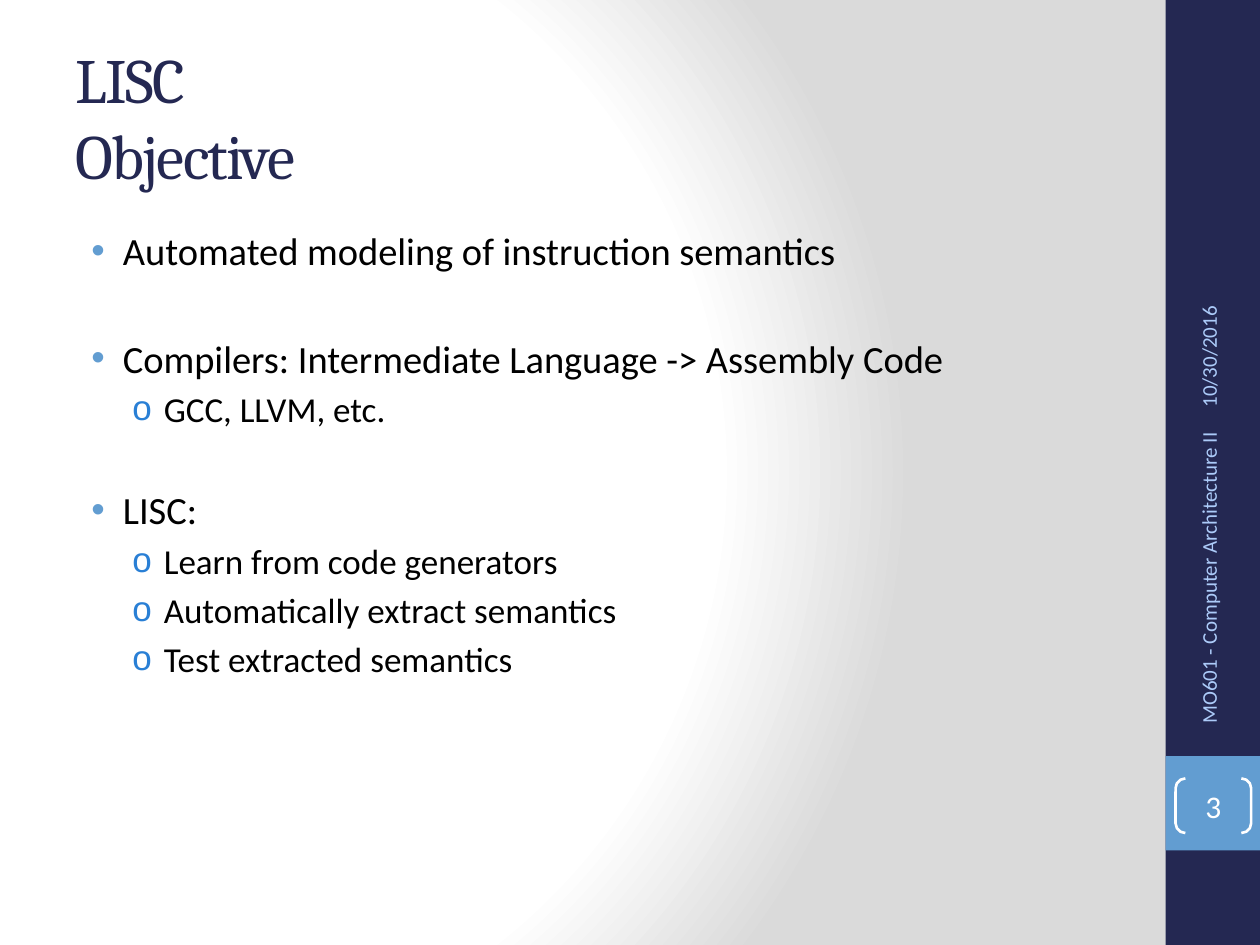
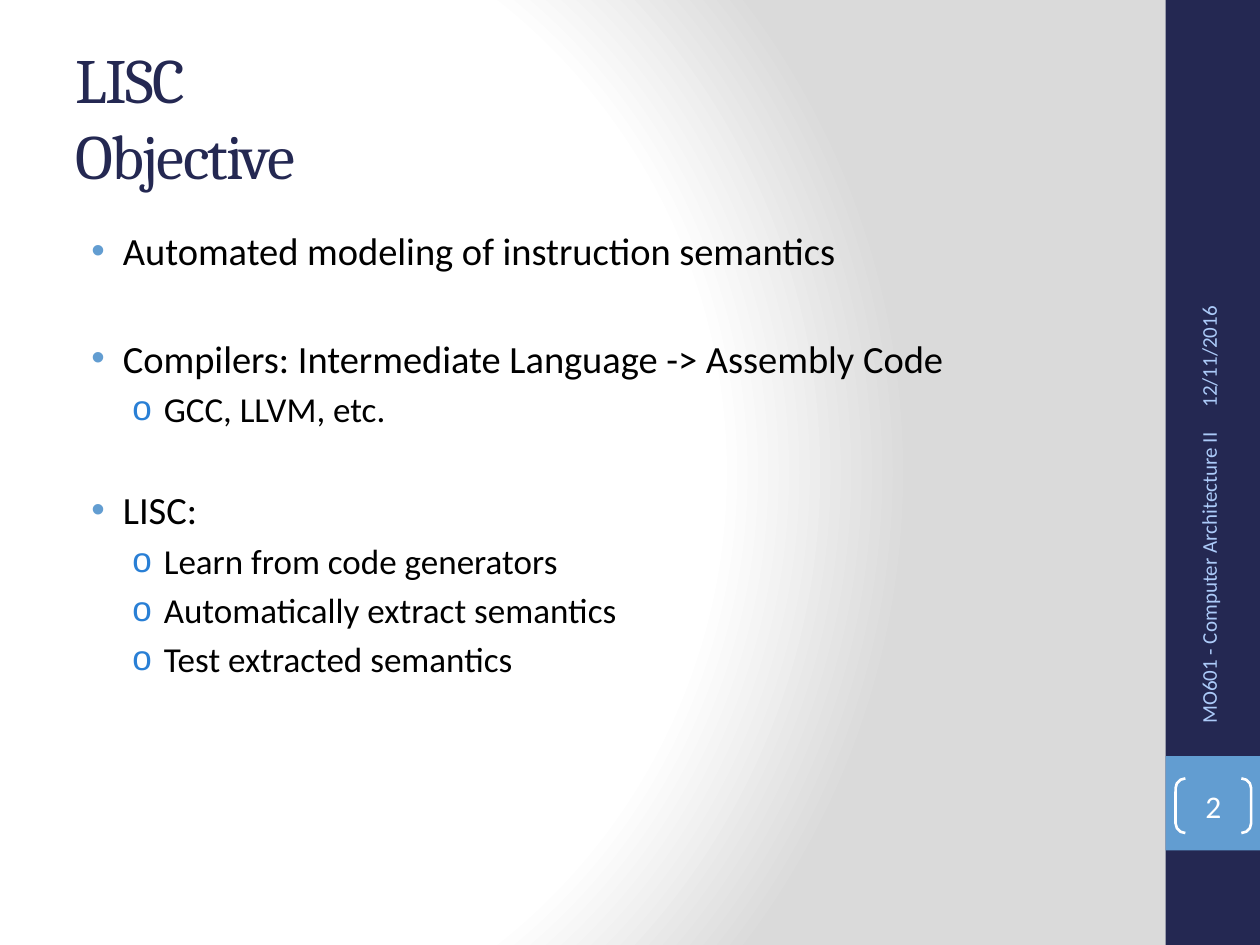
Before and after one commit to alberto-oliveira/mo601-projects, a slide deck: slide 2 of project4/presentation/mo601-project4-alberto-presentation.pptx (slide 3 before the commit). Drawn at 1260x945 pixels with LibreOffice and Linux fonts; fonts in the diff are those of the drawing. Boxes give left, top, right and bottom in pixels: in the first picture for what was removed or moved away, otherwise in the second. Text is boxed around its words. In the diff, an @@ line names an element or a change of style, - is before the commit and + after.

```diff
--- a/project4/presentation/mo601-project4-alberto-presentation.pptx
+++ b/project4/presentation/mo601-project4-alberto-presentation.pptx
@@ text at (1197,317,1223,404): text changed @@
-10/30/2016
+12/11/2016
@@ page number at (1205,797,1221,818): text changed @@
-3
+2
```
Also in this commit, not shown: 7 other slides changed, 10 slides added, 3 slides removed, 1 other file.
